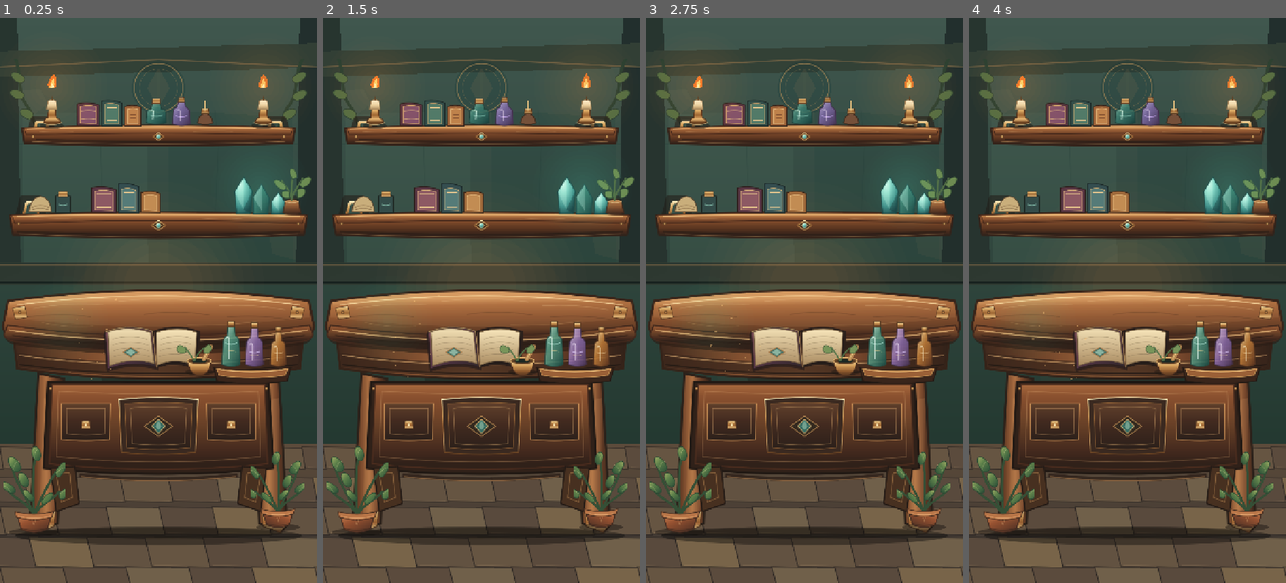
Above: before the commit, frames 1-4 (left to right).
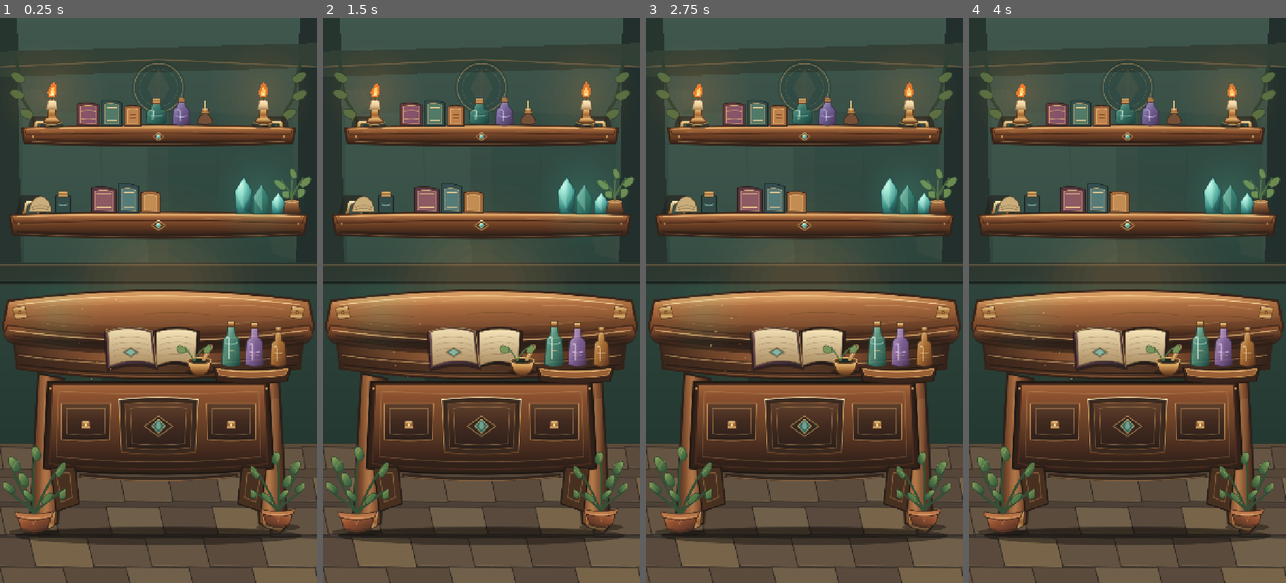
Above: after the commit, the same moments.

Repository: Kryodo/spell-sort-game
Game: Godot game, scene res://scenes/alchemy_workshop_experiment.tscn
The game is run twice, just before and just after one commit, with the same random seed, the same clock (stepped at 60 frames per second) and the same inputs. This scene is started directly instead of the project's main scene.
Inputs (mouse positions are in pixels of both pictures, inside the frame that each line leads up to):
- Up to frame 1 (0.25 s): no input
- Up to frame 2 (1.5 s): move the mouse to (551, 272) at 0.52 s; click (551, 272) at 0.67 s; tap Enter at 1.25 s; drag from (418, 328) to (465, 413) at 1.27 s
- Up to frame 3 (2.75 s): tap Space at 2 s; move the mouse to (836, 176) at 2.02 s; click (836, 176) at 2.17 s
- Up to frame 4 (4 s): drag from (1111, 413) to (1032, 215) at 2.77 s; move the mouse to (1222, 385) at 3.52 s; click (1222, 385) at 3.67 s

The runs differ from the first frame. In frame 1, 0.2% of the frame differs, in the area x 14-85%, y 10-14%; in frame 2, 0.2%; in frame 3, 0.2%; in frame 4, 0.2%.

Commit message:
Align workshop candle flames and glow anchors

Diff:
--- a/scripts/alchemy_workshop_effects.gd
+++ b/scripts/alchemy_workshop_effects.gd
@@ -9,12 +9,12 @@
 
 
 func _draw() -> void:
-	_draw_candle_glow(Vector2(118.0, 160.0), 1.0)
-	_draw_candle_glow(Vector2(598.0, 160.0), 0.88)
-	_draw_crystal_glow(Vector2(590.0, 385.0))
-	_draw_cauldron_glow(Vector2(146.0, 685.0))
-	_draw_flame(Vector2(118.0, 160.0), 1.0, 0.0)
-	_draw_flame(Vector2(598.0, 160.0), 0.88, 1.7)
+	_draw_candle_glow(Vector2(118.0, 178.0), 1.0)
+	_draw_candle_glow(Vector2(598.0, 178.0), 0.88)
+	_draw_crystal_glow(Vector2(590.0, 405.0))
+	_draw_cauldron_glow(Vector2(130.0, 670.0))
+	_draw_flame(Vector2(118.0, 178.0), 1.0, 0.0)
+	_draw_flame(Vector2(598.0, 178.0), 0.88, 1.7)
 	_draw_motes()
 
 
